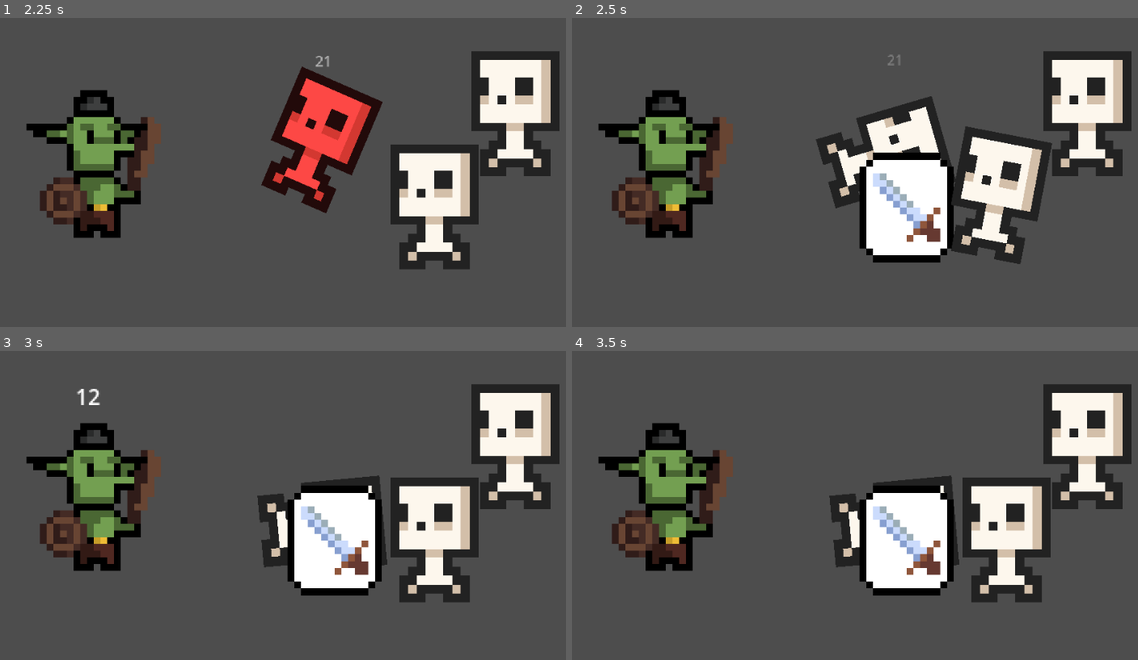
Above: before the commit, frames 1-4 (two rows, left to right).
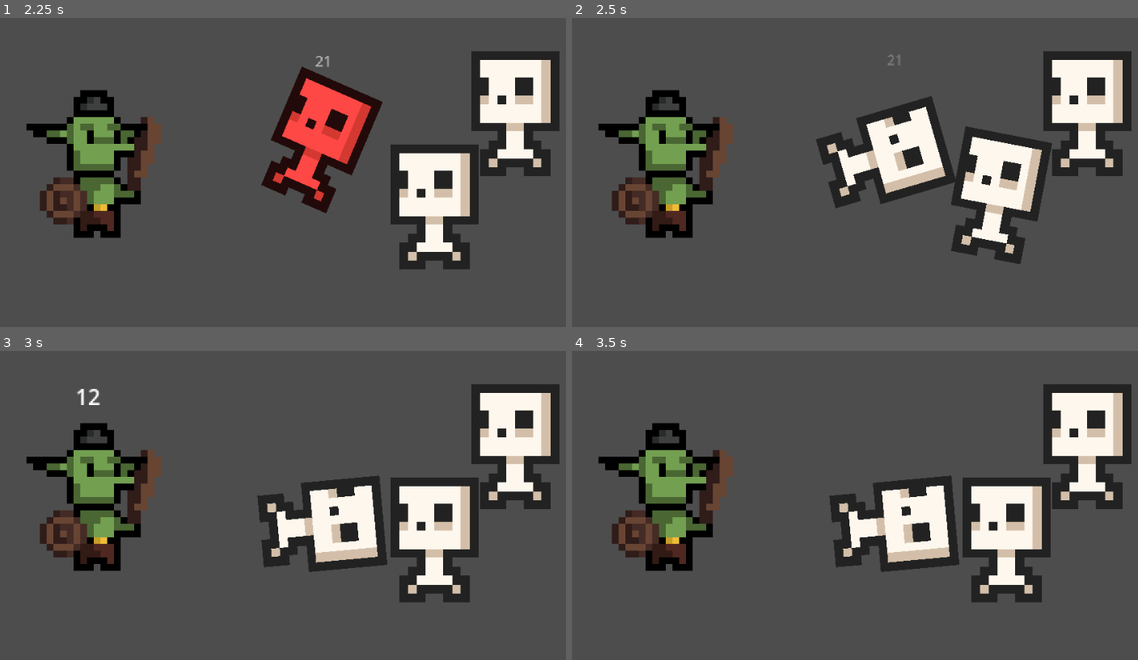
Above: after the commit, the same moments.

Repository: jakmik2/rogue-cards
Game: Godot game, scene res://scenes/Main.tscn
Two runs of this game, one before a commit and one after it. Both use one fixed random seed, a clock stepped at 60 frames per second and the inputs below.
Inputs:
- Up to frame 1 (2.25 s): no input
- Up to frame 2 (2.5 s): no input
- Up to frame 3 (3 s): no input
- Up to frame 4 (3.5 s): no input

Frame 1 is identical in both runs. In frame 2, 5.2% of the frame differs, in the area x 50-68%, y 43-80%; in frame 3, 4.3%; in frame 4, 4.3%.

Commit message:
None Drops do not drop

Diff:
--- a/scripts/BaseEntity.gd
+++ b/scripts/BaseEntity.gd
@@ -45,7 +45,8 @@
 		# loot notification
 		var lootie_tootie = self.loot[loot_roll] + str(self.loot_tier)
 		print(lootie_tootie + " loot")
-		spawn_loot(lootie_tootie)
+		if lootie_tootie[0] != 'N':
+			spawn_loot(lootie_tootie)
 
 func spawn_loot(loot_id):
 	var new_loot = scene.instantiate()
